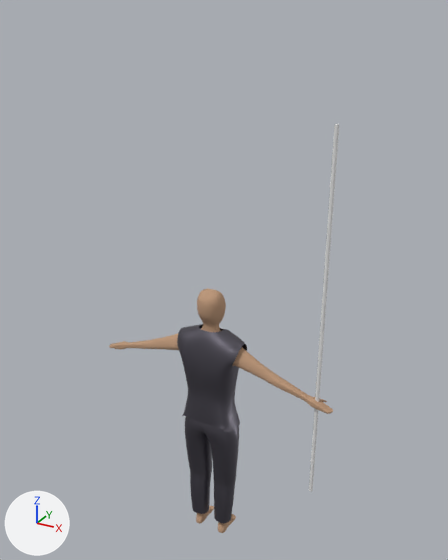
The Blender file IvoryKeep/res/entity/creature/mob/hollow/hollow.blend: old version first, new version second.
Camera for both pictures: a 50 mm camera at (1.48, -2.54, 2.94) aimed at (0.02, 0.11, 1.62). Every picture has the same lights, and +X, +Y and +Z are marked at lower left.

Names of what the first picture shows: 'Chestplate', 'Cube', 'Cylinder.003', 'Pants'.
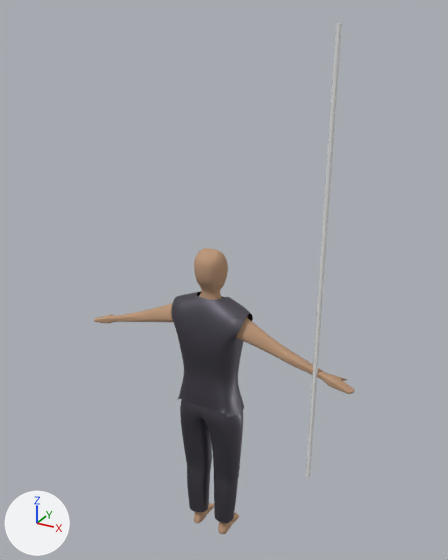
The change in detail:
Object 'Cylinder.003' (ob_cylinder_003) moves from (0.617, -0.006, 1.106) to (0.605, -0.03, 1.3).
Object 'Cube' (ob_cube) is rescaled from (1.0, 1.0, 1.0) to (1.14, 1.14, 1.14).
Object 'Chestplate' (ob_chestplate) is rescaled from (1.0, 1.0, 1.0) to (1.14, 1.14, 1.14).
Object 'Pants' (ob_pants) is rescaled from (1.0, 1.0, 1.0) to (1.14, 1.14, 1.14).

Pixel boxes [x1, y1, x2, y2] of what changed, in the pictures (448 x 560 px):
'Chestplate', rescaled (17% wider, 17% taller)
    before: [177, 324, 247, 432]
    after: [171, 291, 253, 417]
'Cube', rescaled (16% wider, 17% taller)
    before: [109, 288, 333, 533]
    after: [94, 248, 355, 534]
'Pants', rescaled (16% wider, 15% taller)
    before: [185, 416, 239, 523]
    after: [180, 400, 243, 523]
'Cylinder.003', moved
    before: [309, 124, 339, 492]
    after: [306, 23, 342, 477]
